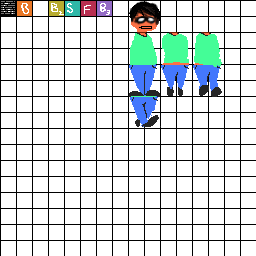
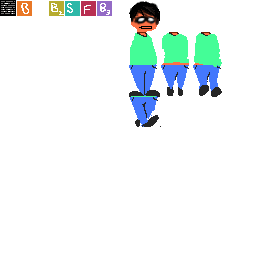
The second 256×256 image is a revision of the first. Changes to its layers:
hid "Layer 2" over [0, 0, 256, 256]
